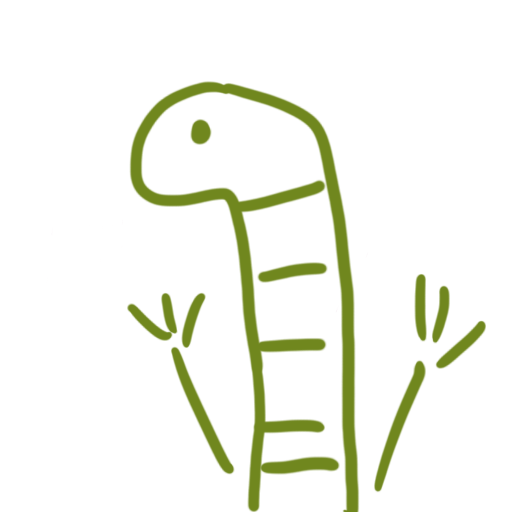
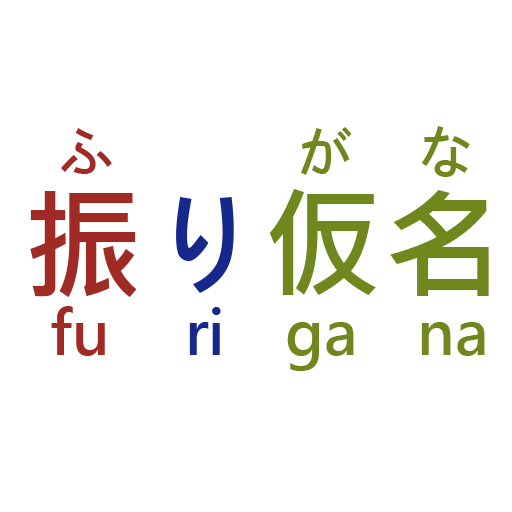
Before/after of a 512x512 layered artwork. What changed in the layer stack:
added layer "fu ri ga na" above "ふ が な" over (51, 306, 485, 371)
added layer "ふ が な" above "振り仮名" over (61, 126, 470, 177)
added layer "振り仮名" above "1.1.0" over (30, 189, 489, 297)
hid "1.1.0", opacity 100% → 53% over (30, 81, 489, 512)
